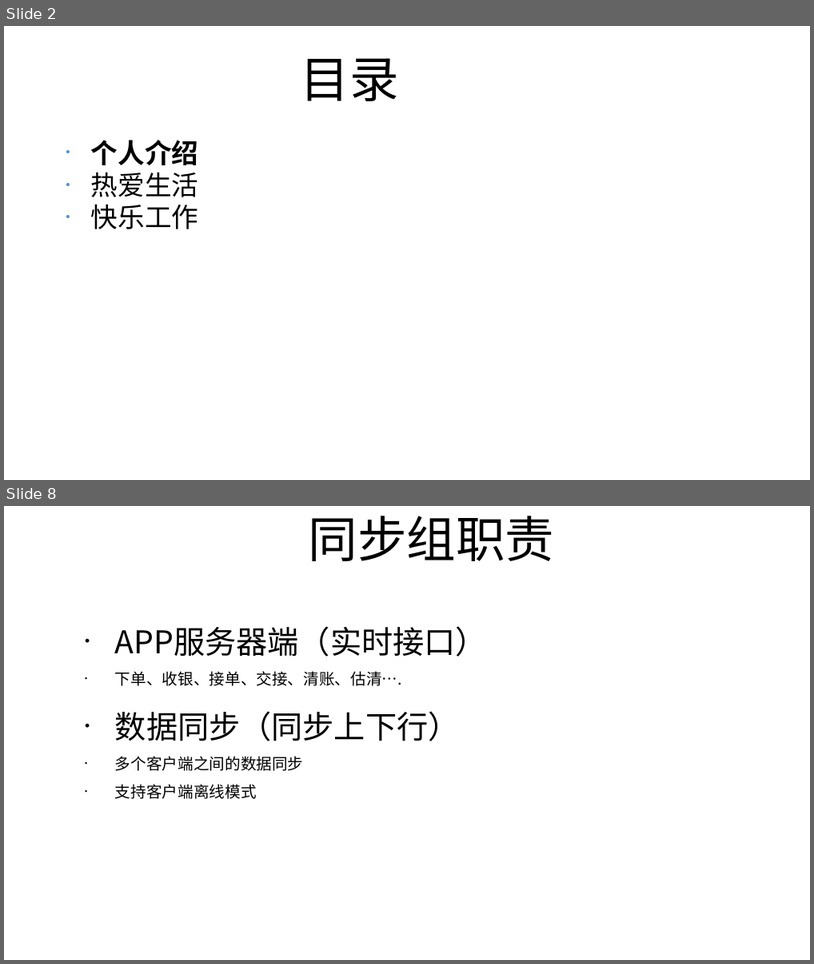
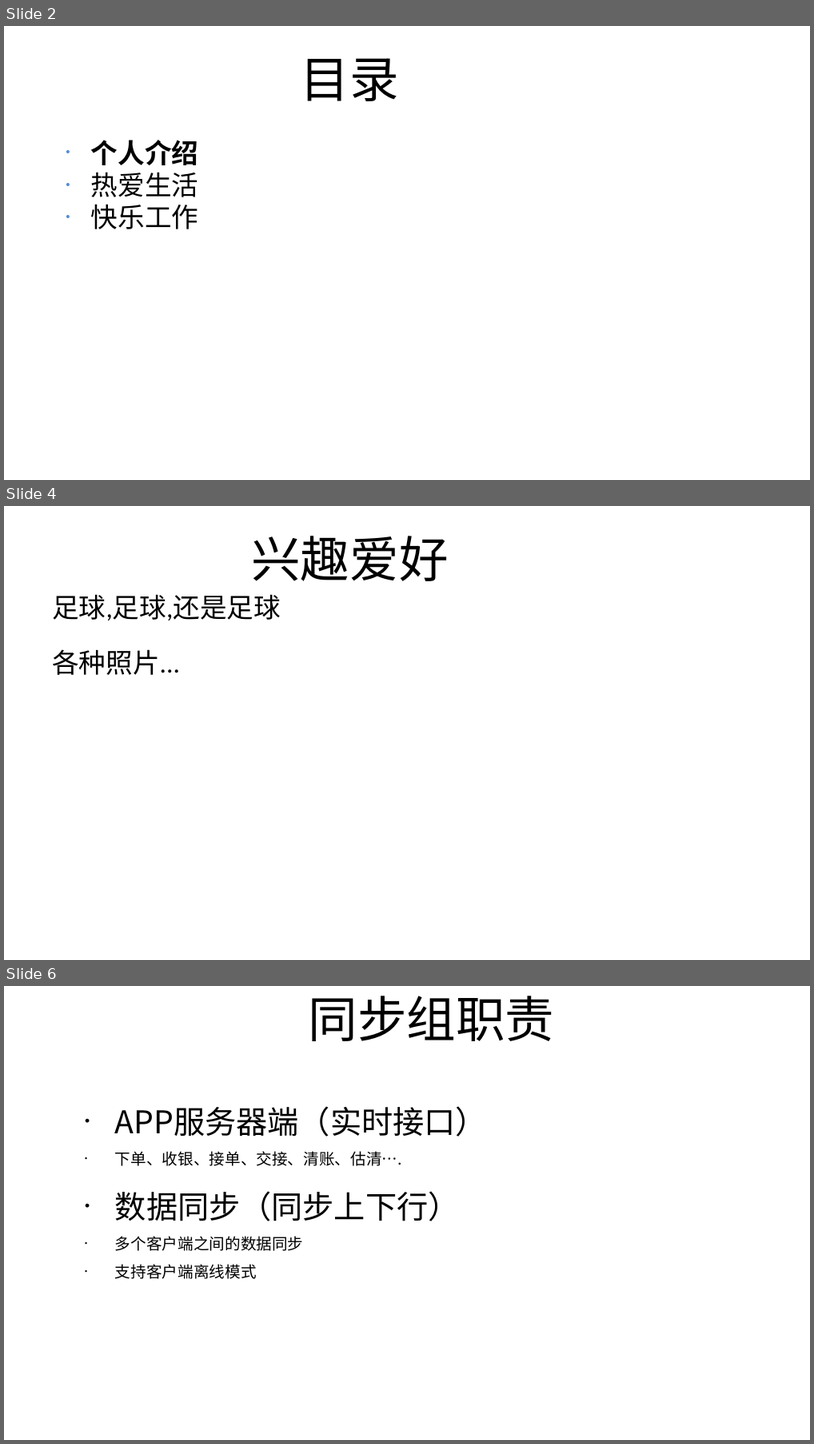
Before and after one commit to coderGun/gene, a slide deck: 入职分享_任勇.odp. Shown one above the other, each under a label of ours: slides 2 and 8 before the commit, slides 2, 4 and 6 after it; the slides between them are not shown. The pictures are 814x964 and 814x1444 pixels, drawn with LibreOffice and Linux fonts; fonts in the diff are those of the drawing. Boxes give left, top, right and bottom in pixels: in the first picture for what was removed or moved away, otherwise in the second. Text is boxed around its words. In the diff, an @@ line names an element or a change of style, - is before the commit and + after.

```diff
--- a/入职分享_任勇.odp
+++ b/入职分享_任勇.odp
@@ slide 4 added at (4, 506, 810, 960), background #FFFFFF @@
@@ title added at (251, 536, 448, 581), 44 pt, text #000000 @@
+兴趣爱好
@@ text added at (52, 594, 281, 675), 24 pt, text #000000 @@
+足球,足球,还是足球
+各种照片...
@@ what was slide 8 is now slide 6 @@
```
Also in this commit, not shown: 2 slides changed, 1 other slide added, 4 slides removed.
